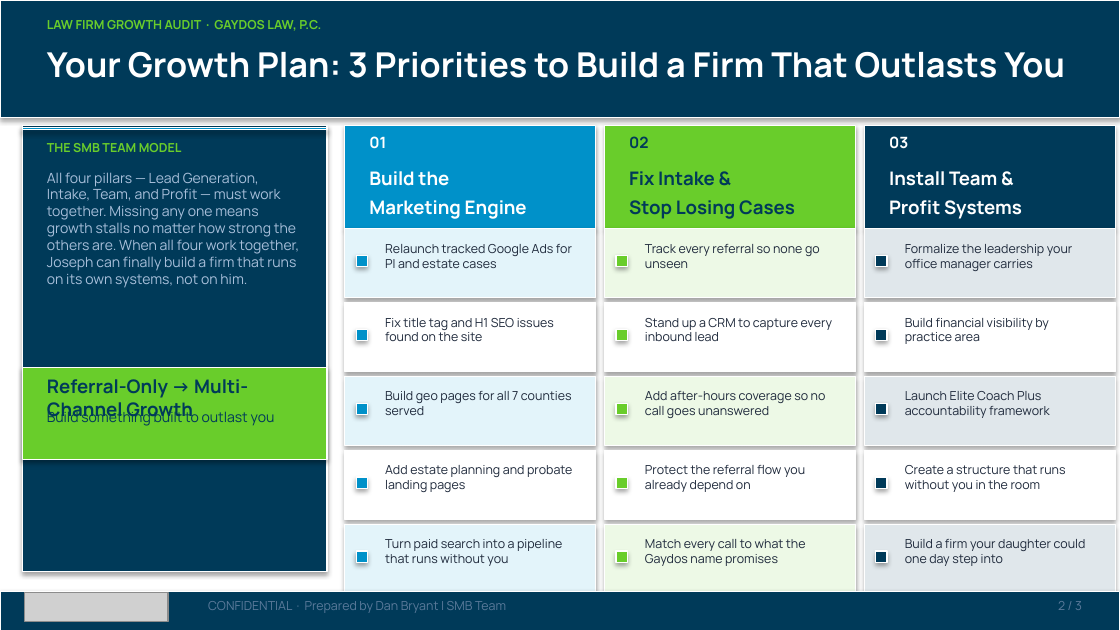
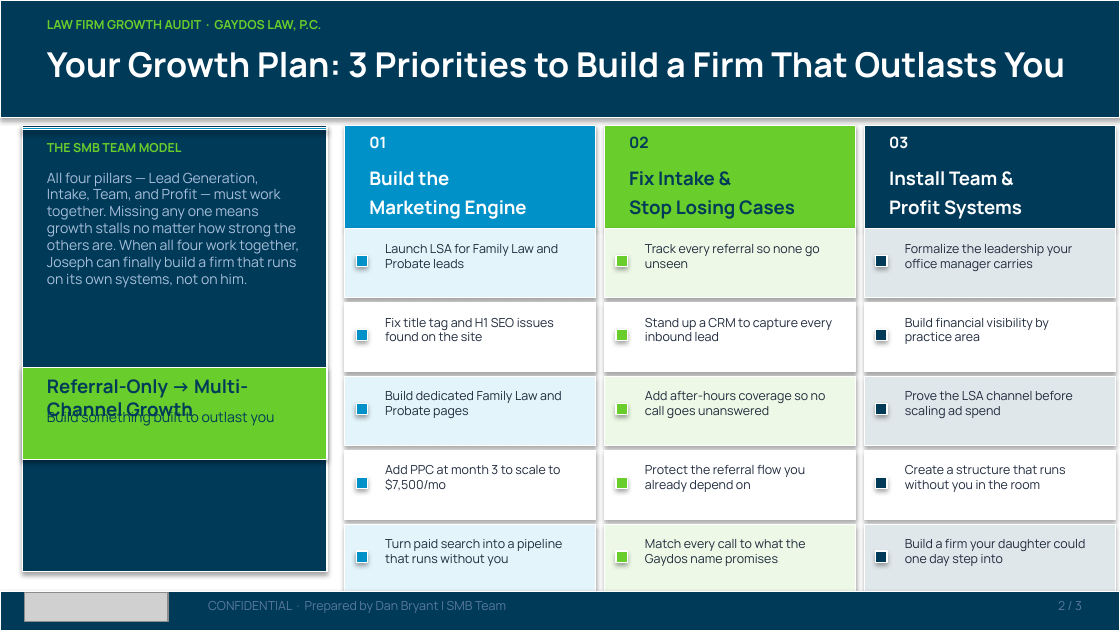
Before and after one commit to SMB-Team-Technology/workwith-smbteam, a slide deck: slide 2 of gaydos-law/Gaydos Law_September 15, 2026_Proposal.pptx. Drawn at 1120x630 pixels with LibreOffice and Linux fonts; fonts in the diff are those of the drawing; grey boxes stand for pictures. Boxes give left, top, right and bottom in pixels: in the first picture for what was removed or moved away, otherwise in the second. Text is boxed around its words. In the diff, an @@ line names an element or a change of style, - is before the commit and + after.

```diff
--- a/gaydos-law/Gaydos Law_September 15, 2026_Proposal.pptx
+++ b/gaydos-law/Gaydos Law_September 15, 2026_Proposal.pptx
@@ text at [385, 244, 559, 268]: text changed @@
-Relaunch tracked Google Ads for PI and estate cases
+Launch LSA for Family Law and Probate leads
@@ text at [385, 391, 562, 418]: text changed @@
-Build geo pages for all 7 counties served
+Build dedicated Family Law and Probate pages
@@ text at [905, 391, 1073, 418]: text changed @@
-Launch Elite Coach Plus accountability framework
+Prove the LSA channel before scaling ad spend
@@ text at [385, 465, 560, 490]: text changed @@
-Add estate planning and probate landing pages
+Add PPC at month 3 to scale to $7,500/mo
```
Also in this commit, not shown: 1 other slide changed, 8 other files.
